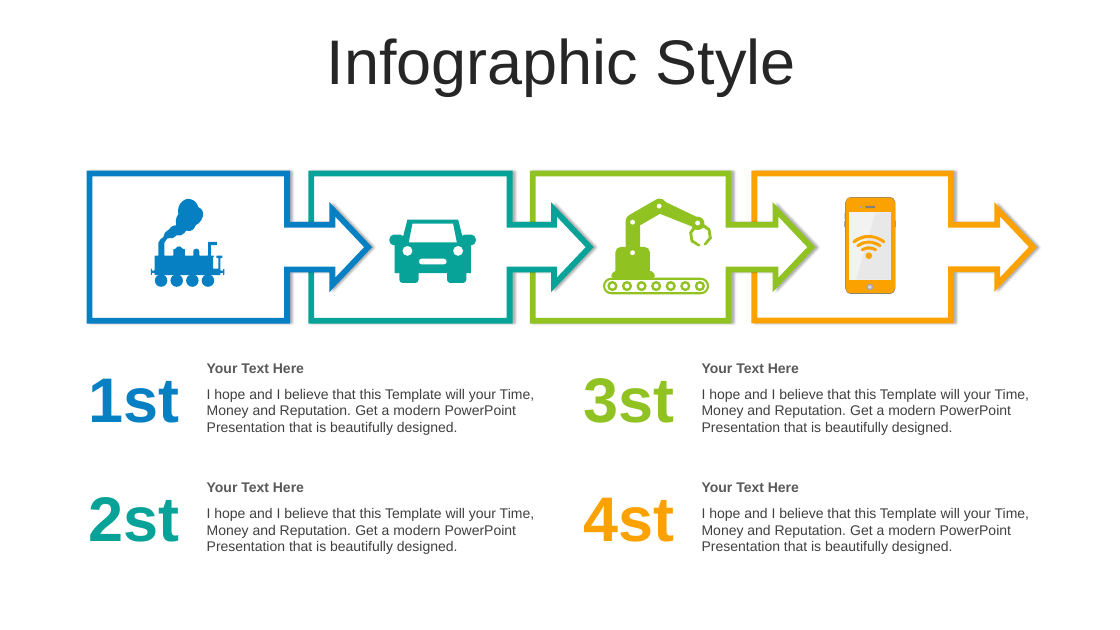
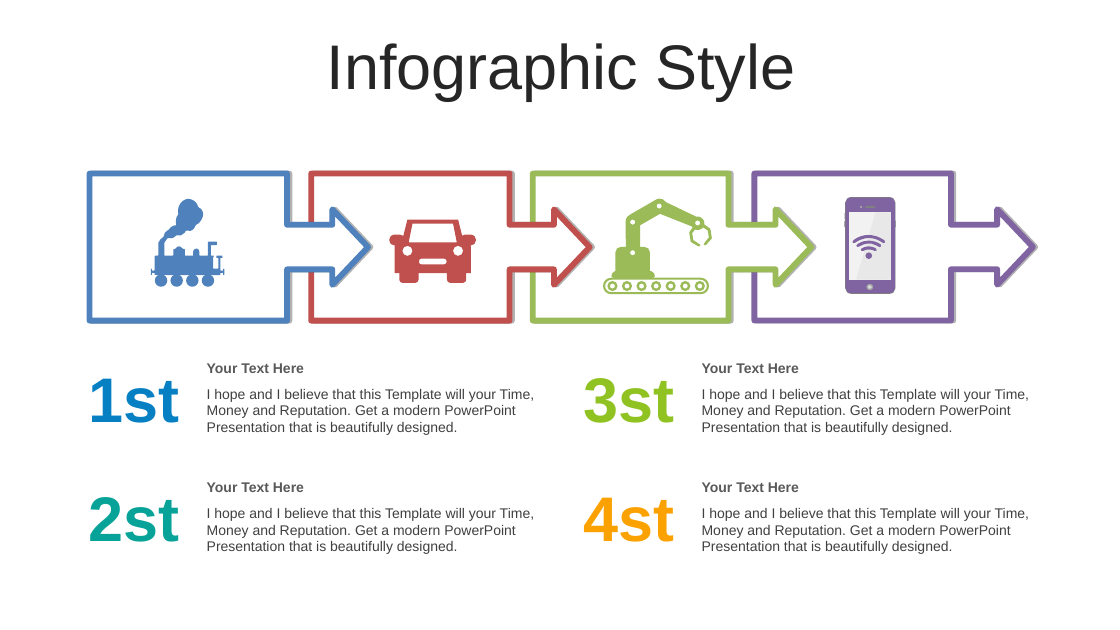
Before and after one commit to thanhlongvl/sportdemo, a slide deck: slide 16 of industry 4.0-Revolution-PowerPoint-Templates.pptx (slide 13 before the commit). Drawn at 1120x630 pixels with LibreOffice and Linux fonts; fonts in the diff are those of the drawing. Boxes give left, top, right and bottom in pixels: in the first picture for what was removed or moved away, otherwise in the second. Text is boxed around its words. In the diff, an @@ line names an element or a change of style, - is before the commit and + after.

```diff
--- a/industry 4.0-Revolution-PowerPoint-Templates.pptx
+++ b/industry 4.0-Revolution-PowerPoint-Templates.pptx
@@ text "Infographic Style" at <box>327,43,796,101</box>: line spacing 0.9 to 1; less space between paragraphs @@
@@ right arrow callout at <box>90,174,369,321</box>: outline #0680C3 5 pt to #4F81BD 4.99 pt; shadow changed @@
@@ right arrow callout at <box>311,174,590,321</box>: outline #07A398 5 pt to #C0504D 4.99 pt; shadow changed @@
@@ right arrow callout at <box>533,174,812,321</box>: outline #90C221 5 pt to #9BBB59 4.99 pt; shadow changed @@
@@ right arrow callout at <box>755,173,1033,320</box>: outline #FBA200 5 pt to #8064A2 4.99 pt; shadow changed @@
@@ freeform shape at <box>150,199,224,276</box>: fill #0680C3 to #4F81BD; outline redrawn @@
@@ freeform shape at <box>611,199,712,279</box>: fill #90C221 to #9BBB59; outline redrawn @@
@@ freeform shape at <box>845,197,896,293</box>: fill #FBA200 to #8064A2 @@
@@ freeform shape at <box>390,219,476,282</box>: fill #07A398 to #C0504D; outline redrawn @@
@@ freeform shape at <box>844,212,846,219</box>: outline redrawn @@
@@ freeform shape at <box>853,235,886,260</box>: fill #FBA200 to #8064A2; outline redrawn @@
@@ freeform shape at <box>894,219,897,227</box>: outline redrawn @@
@@ freeform shape at <box>171,275,183,287</box>: fill #0680C3 to #4F81BD; outline redrawn @@
@@ fill #0680C3 to #4F81BD in 3 elements at <box>155,275,167,287</box>, <box>187,275,199,287</box>, <box>202,275,214,287</box> @@
@@ freeform shape at <box>603,278,709,295</box>: fill #90C221 to #9BBB59; outline redrawn @@
```
Also in this commit, not shown: 46 other slides changed, 3 slides added, 1 slide removed, 1 other file.
